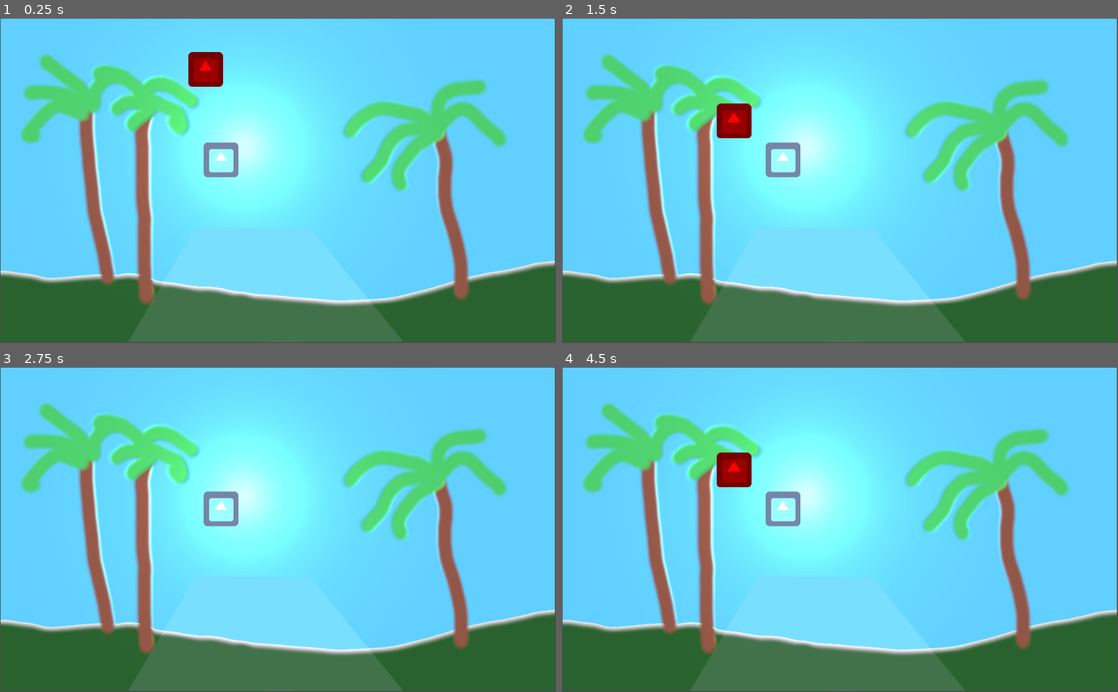
Above: before the commit, frames 1-4 (two rows, left to right).
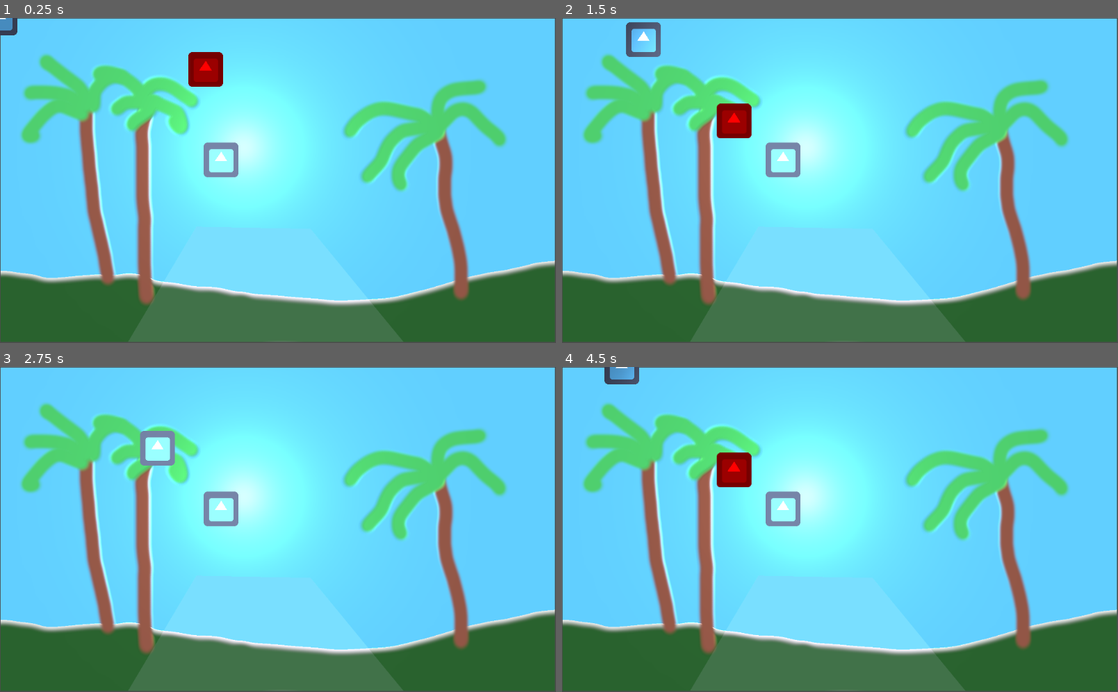
Above: after the commit, the same moments.

Repository: jasonmccollum/godot_github_test
Game: Godot game, scene res://root_scene.tscn
The game is run twice, just before and just after one commit, with the same random seed, the same clock (stepped at 60 frames per second) and the same inputs. The engine's default icon, where the game draws it, is replaced by a stand-in: a white triangle on a blue panel in a dark square.
Inputs:
- Up to frame 1 (0.25 s): no input
- Up to frame 2 (1.5 s): hold Right (right, bound only after the commit) 0.53-1.28 s; hold Down (down, bound only after the commit) from 1.28 s (still down)
- Up to frame 3 (2.75 s): release Down (down, bound only after the commit) at 2.03 s; hold Right (right, bound only after the commit) from 2.03 s (still down)
- Up to frame 4 (4.5 s): release Right (right, bound only after the commit) at 2.78 s; hold Up (up, bound only after the commit) 2.78-3.53 s; hold Left (left, bound only after the commit) from 3.53 s (still down)

The runs differ from the first frame. In frame 1, 0.2% of the frame differs, in the area x 0-4%, y 0-6%; in frame 2, 0.4%; in frame 3, 0.7%, in the area x 25-32%, y 19-31%; in frame 4, 0.3%.

Commit message:
movement

Diff:
--- /dev/null
+++ b/Player.gd
@@ -0,0 +1,24 @@
+extends KinematicBody2D
+
+export (int) var speed = 200
+
+var velocity = Vector2()
+
+func get_input():
+	velocity = Vector2()
+	if Input.is_action_pressed('right'):
+		velocity.x += 1
+	if Input.is_action_pressed('left'):
+		velocity.x -= 1
+	if Input.is_action_pressed('down'):
+		velocity.y += 1
+	if Input.is_action_pressed('up'):
+		velocity.y -= 1
+	velocity = velocity.normalized() * speed
+
+func _physics_process(delta):
+	get_input()
+	velocity = move_and_slide(velocity)
+
+func _ready():
+	pass # Replace with function body.
--- a/project.godot
+++ b/project.godot
@@ -19,6 +19,29 @@
 run/main_scene="res://root_scene.tscn"
 config/icon="res://icon.png"
 
+[input]
+
+left={
+"deadzone": 0.5,
+"events": [ Object(InputEventKey,"resource_local_to_scene":false,"resource_name":"","device":0,"alt":false,"shift":false,"control":false,"meta":false,"command":false,"pressed":false,"scancode":16777231,"unicode":0,"echo":false,"script":null)
+ ]
+}
+right={
+"deadzone": 0.5,
+"events": [ Object(InputEventKey,"resource_local_to_scene":false,"resource_name":"","device":0,"alt":false,"shift":false,"control":false,"meta":false,"command":false,"pressed":false,"scancode":16777233,"unicode":0,"echo":false,"script":null)
+ ]
+}
+up={
+"deadzone": 0.5,
+"events": [ Object(InputEventKey,"resource_local_to_scene":false,"resource_name":"","device":0,"alt":false,"shift":false,"control":false,"meta":false,"command":false,"pressed":false,"scancode":16777232,"unicode":0,"echo":false,"script":null)
+ ]
+}
+down={
+"deadzone": 0.5,
+"events": [ Object(InputEventKey,"resource_local_to_scene":false,"resource_name":"","device":0,"alt":false,"shift":false,"control":false,"meta":false,"command":false,"pressed":false,"scancode":16777234,"unicode":0,"echo":false,"script":null)
+ ]
+}
+
 [rendering]
 
 environment/default_environment="res://default_env.tres"
--- a/root_scene.tscn
+++ b/root_scene.tscn
@@ -1,13 +1,16 @@
-[gd_scene load_steps=7 format=2]
+[gd_scene load_steps=9 format=2]
 
 [ext_resource path="res://icon.png" type="Texture" id=1]
 [ext_resource path="res://jason_test.tscn" type="PackedScene" id=2]
 [ext_resource path="res://RyanChange.gd" type="Script" id=3]
 [ext_resource path="res://ThomasAssets/Environment_art.tscn" type="PackedScene" id=4]
 [ext_resource path="res://ThomasAssets/arealightmap.png" type="Texture" id=5]
+[ext_resource path="res://Player.gd" type="Script" id=6]
 
 [sub_resource type="OccluderPolygon2D" id=1]
 polygon = PoolVector2Array( -142.516, 100.993, -97.2831, -61.844, 113.371, -57.967, 119.833, 117.793 )
+
+[sub_resource type="RectangleShape2D" id=2]
 
 [node name="root_scene" type="Node2D"]
 
@@ -43,3 +46,12 @@
 self_modulate = Color( 0.101961, 0.0823529, 0.133333, 1 )
 position = Vector2( 458.786, 447.155 )
 occluder = SubResource( 1 )
+
+[node name="Player" type="KinematicBody2D" parent="."]
+script = ExtResource( 6 )
+
+[node name="CollisionShape2D" type="CollisionShape2D" parent="Player"]
+shape = SubResource( 2 )
+
+[node name="Sprite" type="Sprite" parent="Player"]
+texture = ExtResource( 1 )
